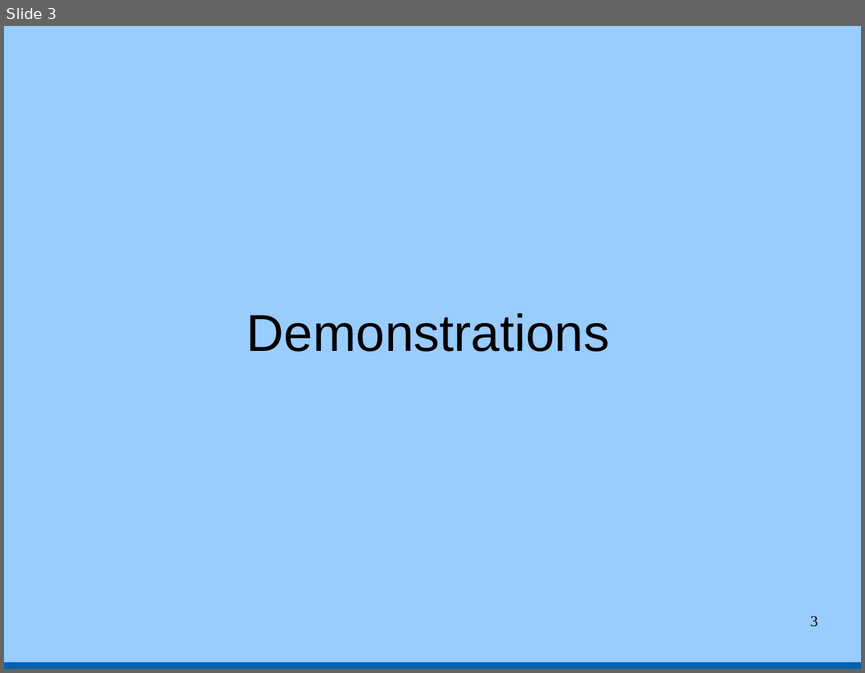
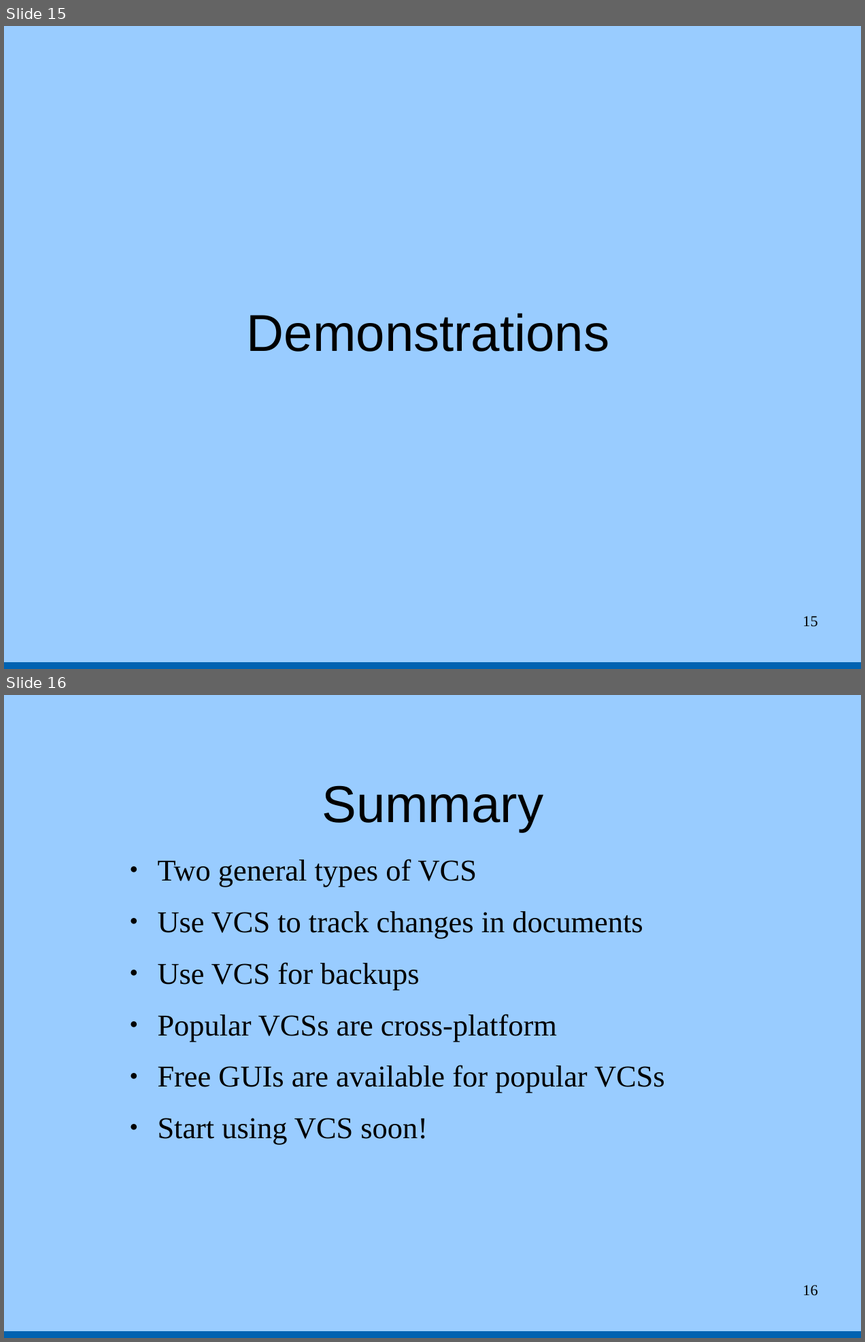
Before and after one commit to tbrowder/nwflug, a slide deck: NWFLUG/mtg-2015-07-06/version-control.odp. Shown one above the other, each under a label of ours: slide 3 before the commit, slides 15 and 16 after it. The pictures are 865x673 and 865x1342 pixels, drawn with LibreOffice and Linux fonts; fonts in the diff are those of the drawing. Boxes give left, top, right and bottom in pixels: in the first picture for what was removed or moved away, otherwise in the second. Text is boxed around its words. In the diff, an @@ line names an element or a change of style, - is before the commit and + after.

```diff
--- a/NWFLUG/mtg-2015-07-06/version-control.odp
+++ b/NWFLUG/mtg-2015-07-06/version-control.odp
@@ slide 16 added at (4, 695, 861, 1338), background #99CCFF; not listed: 1 template element that a slide beside it also shows @@
@@ title added at (322, 785, 543, 832), 48 pt, text #000000 @@
+Summary
@@ text added at (158, 859, 665, 1144), 28 pt, text #000000 @@
+● Two general types of VCS
+● Use VCS to track changes in documents
+● Use VCS for backups
+● Popular VCSs are cross-platform
+● Free GUIs are available for popular VCSs
+● Start using VCS soon!
@@ page number added at (802, 1285, 817, 1296), 14 pt, text #000000 @@
+16
@@ what was slide 3 is now slide 15 @@
@@ page number at (802, 616, 817, 627): text changed @@
-3
+15
```
Also in this commit, not shown: 1 slide changed, 12 other slides added.
